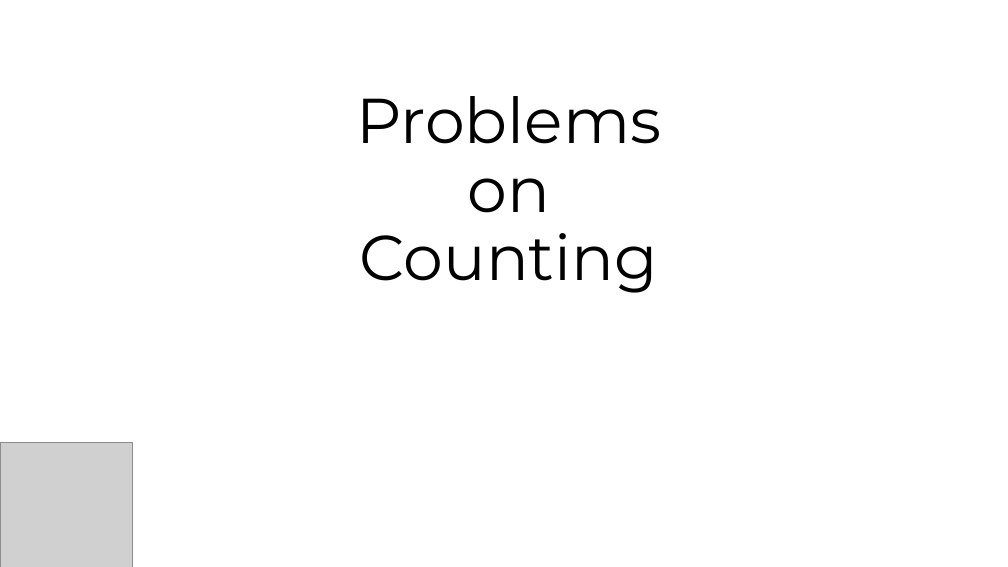
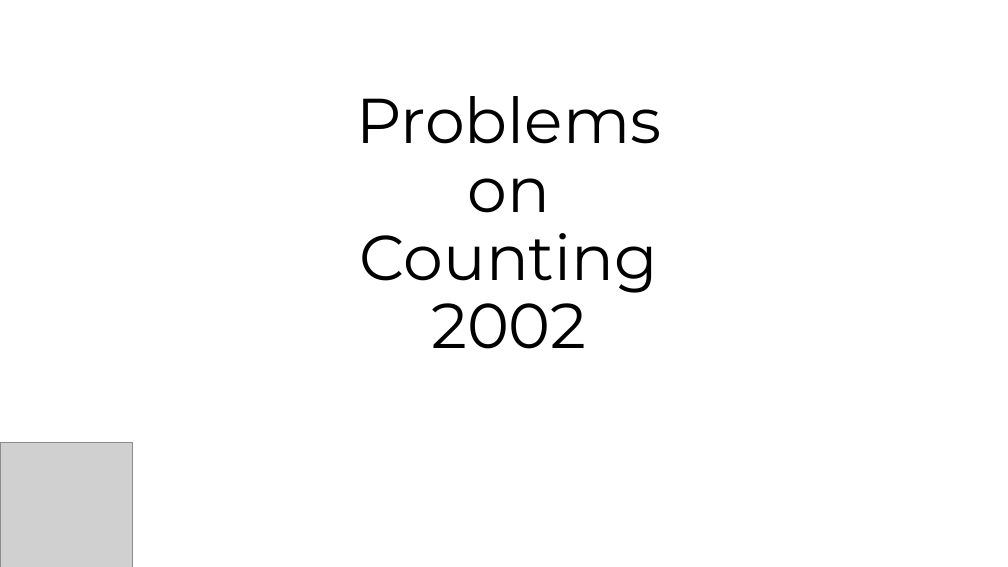
Before and after one commit to jinmang2/probability, a slide deck: slide 1 of 경우의 수 임용고시 2002.pptx. Drawn at 1008x567 pixels with LibreOffice and Linux fonts; fonts in the diff are those of the drawing; grey boxes stand for pictures. Boxes give left, top, right and bottom in pixels: in the first picture for what was removed or moved away, otherwise in the second. Text is boxed around its words. In the diff, an @@ line names an element or a change of style, - is before the commit and + after.

```diff
--- a/경우의 수 임용고시 2002.pptx
+++ b/경우의 수 임용고시 2002.pptx
@@ title at (357, 96, 661, 349): text changed @@
-Problems
-on
-Counting
+Problems
+on
+Counting
+2002
```
Also in this commit, not shown: 1 slide removed.
